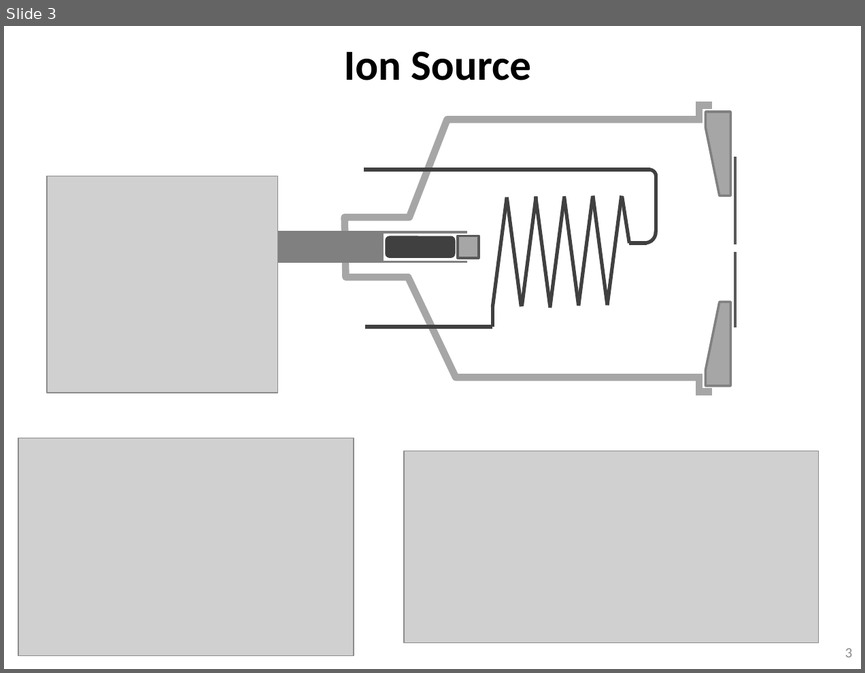
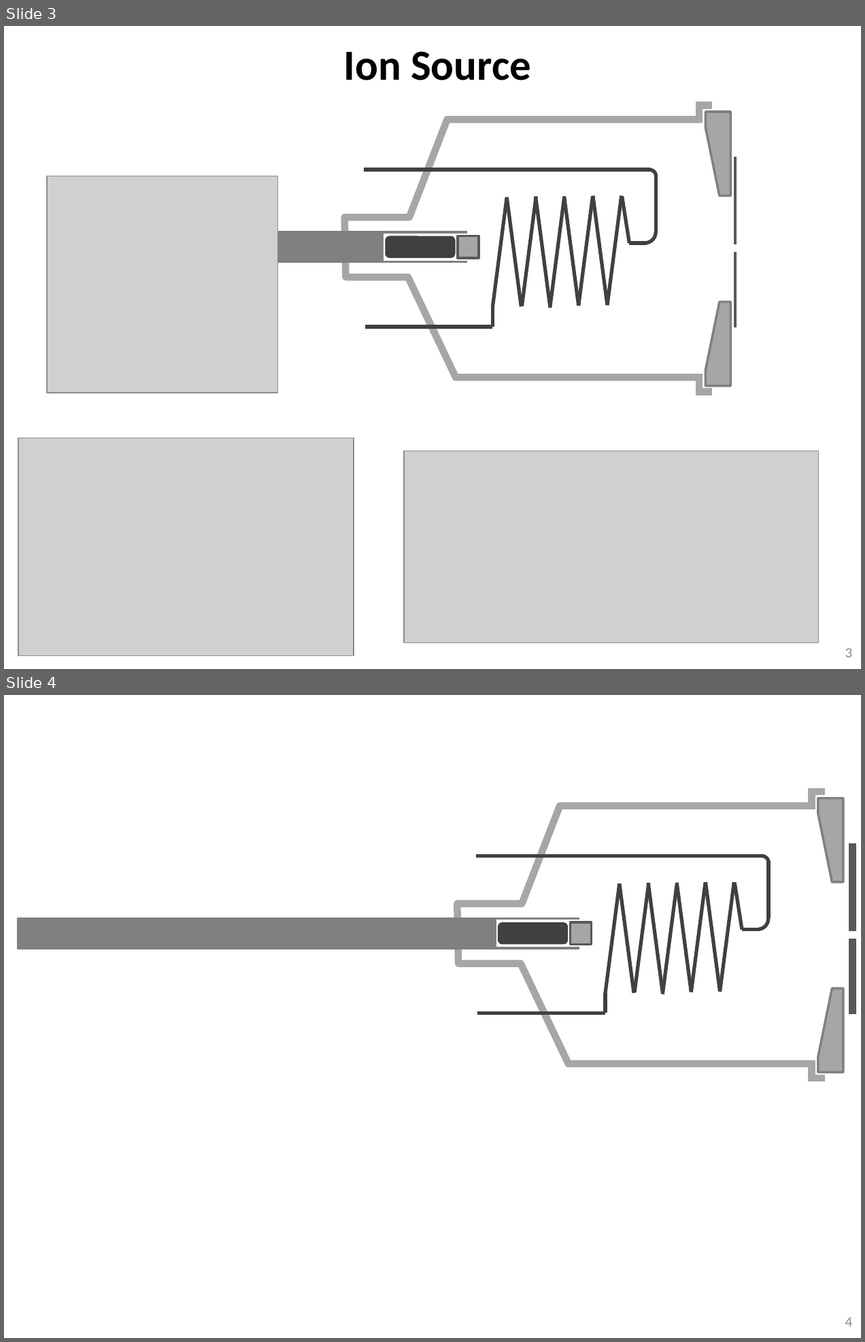
Before and after one commit to Waltmon/timthesis, a slide deck: figures/ionBeam.pptx. Shown one above the other, each under a label of ours: slide 3 before the commit, slides 3 and 4 after it. The pictures are 865x673 and 865x1342 pixels, drawn with LibreOffice and Linux fonts; fonts in the diff are those of the drawing; grey boxes stand for pictures. Boxes give left, top, right and bottom in pixels: in the first picture for what was removed or moved away, otherwise in the second. Text is boxed around its words. In the diff, an @@ line names an element or a change of style, - is before the commit and + after.

```diff
--- a/figures/ionBeam.pptx
+++ b/figures/ionBeam.pptx
@@ slide 4 added at bbox=[4, 695, 861, 1338], background #FFFFFF @@
@@ line added from (825, 792) to (808, 792), #A6A6A6 6 pt @@
@@ line added from (811, 791) to (811, 806), #A6A6A6 6 pt @@
@@ rectangle added at bbox=[816, 791, 852, 1079], fill #FFFFFF, outline #FFFFFF 2 pt @@
@@ freeform shape added at bbox=[458, 806, 843, 1064], outline #A6A6A6 6 pt @@
@@ freeform shape added at bbox=[818, 798, 843, 882], fill #A6A6A6, outline #808080 2 pt @@
@@ line added from (476, 856) to (762, 856), #404040 3 pt @@
@@ arc (boxed as its full ellipse) added at bbox=[753, 856, 768, 869], outline #404040 3 pt @@
@@ line added from (852, 843) to (852, 1014), #595959 6 pt @@
@@ line added from (768, 919) to (768, 861), #404040 3 pt @@
@@ line added from (619, 883) to (606, 993), #404040 3 pt @@
@@ line added from (619, 883) to (634, 993), #404040 3 pt @@
@@ line added from (649, 883) to (634, 992), #404040 3 pt @@
@@ line added from (649, 883) to (662, 992), #404040 3 pt @@
@@ line added from (677, 884) to (662, 994), #404040 3 pt @@
@@ line added from (677, 883) to (691, 991), #404040 3 pt @@
@@ line added from (705, 883) to (691, 992), #404040 3 pt @@
@@ line added from (706, 882) to (719, 991), #404040 3 pt @@
@@ line added from (734, 882) to (719, 991), #404040 3 pt @@
@@ line added from (742, 930) to (735, 883), #404040 3 pt @@
@@ rectangle added at bbox=[18, 919, 581, 949], fill #FFFFFF, outline #808080 2 pt @@
@@ line added from (581, 913) to (581, 959), #FFFFFF 2.25 pt @@
@@ arc (boxed as its full ellipse) added at bbox=[746, 906, 769, 930], outline #404040 3 pt @@
@@ rectangle added at bbox=[18, 919, 495, 949], fill #808080, outline #808080 2 pt @@
@@ rounded rectangle added at bbox=[499, 923, 567, 943], fill #404040, outline #404040 2 pt @@
@@ rectangle added at bbox=[570, 922, 592, 945], fill #A6A6A6, outline #595959 2 pt @@
@@ line added from (759, 930) to (742, 930), #404040 3 pt @@
@@ line added from (858, 935) to (832, 935), #FFFFFF 6 pt @@
@@ line added from (606, 1013) to (606, 993), #404040 3 pt @@
@@ freeform shape added at bbox=[818, 988, 843, 1072], fill #A6A6A6, outline #808080 2 pt @@
@@ line added from (606, 1013) to (478, 1013), #404040 3 pt @@
@@ line added from (825, 1078) to (808, 1078), #A6A6A6 6 pt @@
@@ line added from (811, 1064) to (811, 1078), #A6A6A6 6 pt @@
@@ page number added at bbox=[845, 1317, 853, 1326], 12 pt, text #8C8C8C @@
+4
```
Also in this commit, not shown: 7 other files.
